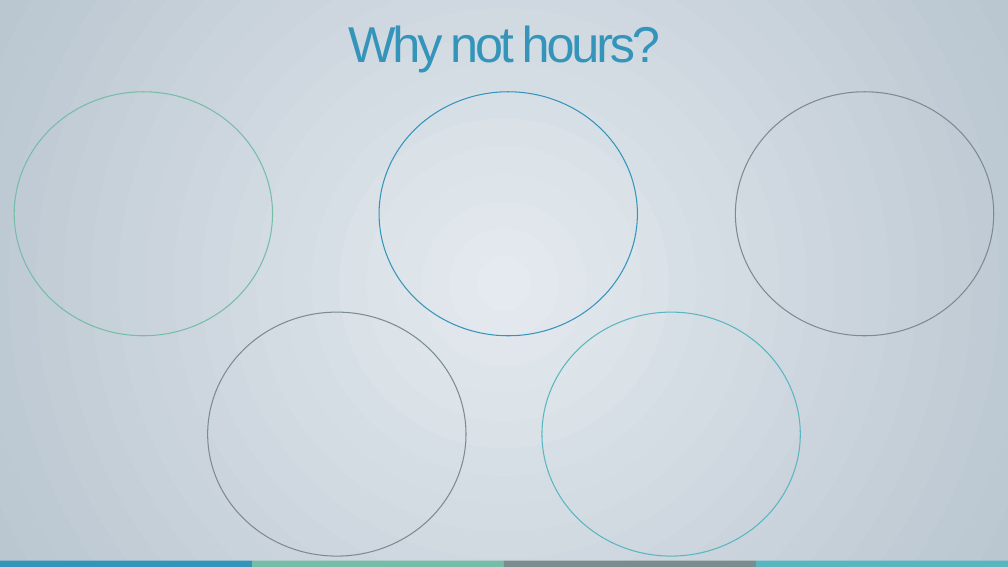
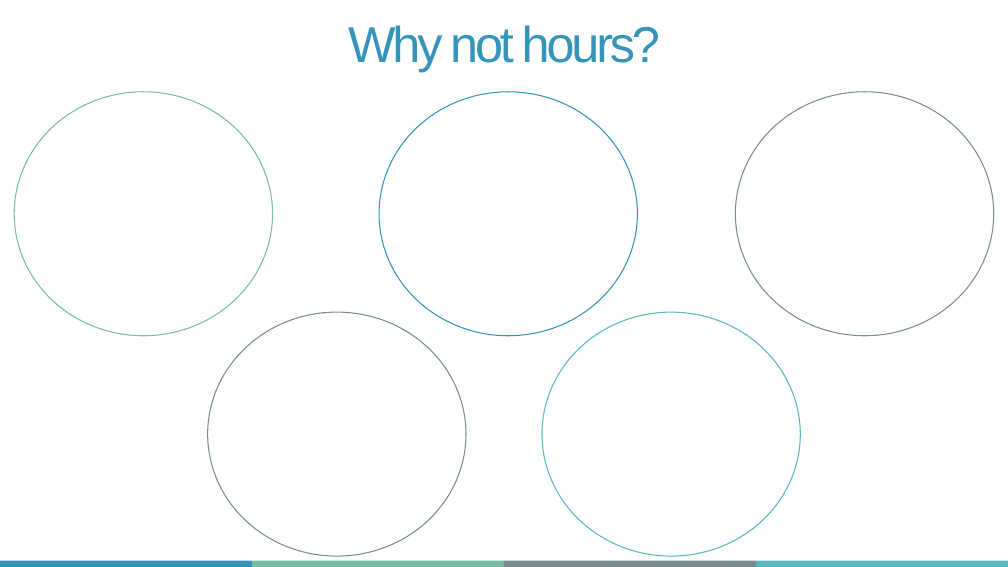
Before and after one commit to leonardo-s-mattos/presentations, a slide deck: slide 4 of Agile Estimation Handout AgileCamp Ny 2019.pptx (slide 5 before the commit). Drawn at 1008x567 pixels with LibreOffice and Linux fonts; fonts in the diff are those of the drawing. Boxes give left, top, right and bottom in pixels: in the first picture for what was removed or moved away, otherwise in the second. Text is boxed around its words. In the diff, an @@ line names an element or a change of style, - is before the commit and + after.

```diff
--- a/Agile Estimation Handout AgileCamp Ny 2019.pptx
+++ b/Agile Estimation Handout AgileCamp Ny 2019.pptx
@@ background gradient #E4EAEF to #BBC7D1 to #FFFFFF @@
```
Also in this commit, not shown: 4 other slides changed, 1 slide removed, 3 other files.
